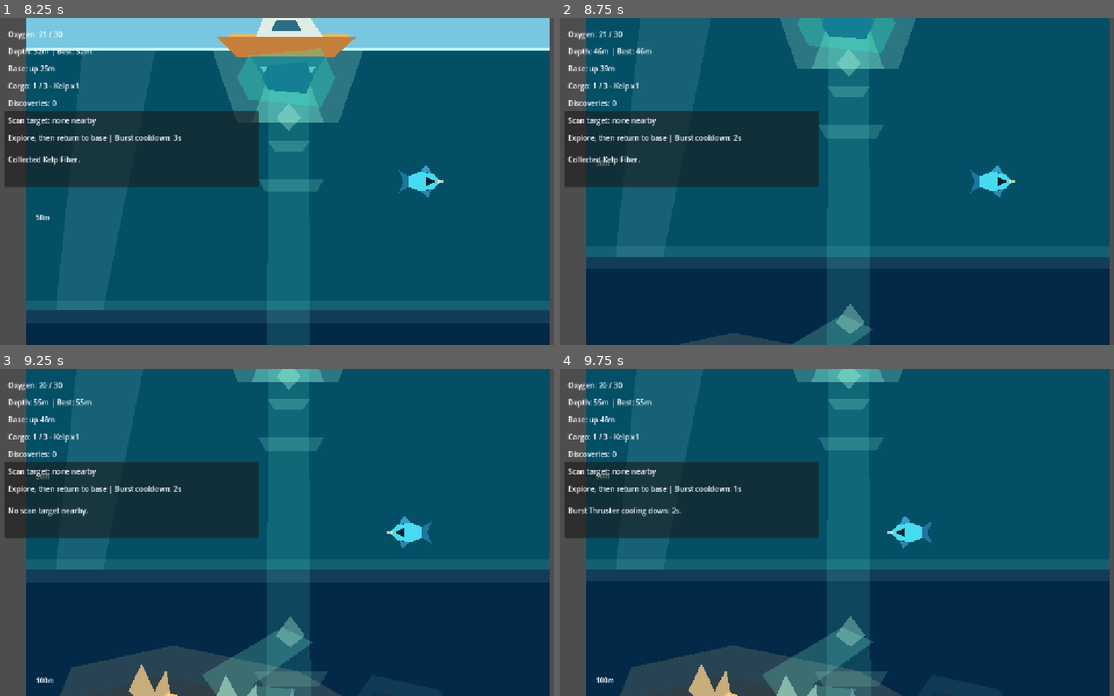
Above: before the commit, frames 1-4 (two rows, left to right).
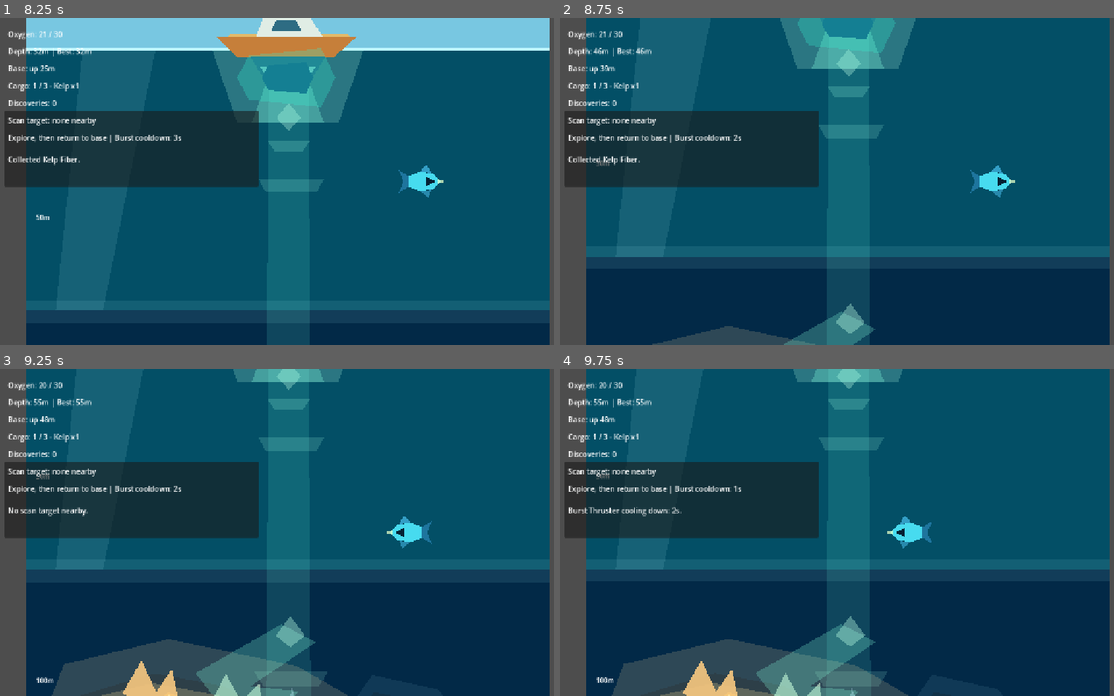
Above: after the commit, the same moments.

Repository: joeypshell/OceanGame
Game: Godot game, scene res://scenes/Main.tscn
Same seed, same stepped clock (60 frames per second), same inputs: the game is played once before the commit and once after it.
Inputs:
- Up to frame 1 (8.25 s): tap Enter at 0.5 s; hold D (move_right) 0.53-1.28 s; tap E (interact) every 1.5 s from 0.6 to 8.1 s; hold S (move_down) 1.28-2.03 s; tap F (scan) every 1.5 s from 1.35 to 7.35 s; hold D (move_right) 2.03-2.78 s; hold Space (burst_thruster) 2.78-3.53 s; tap R (restart_dive) at 3.5 s; hold A (move_left) 3.53-5.03 s; hold S (move_down) 5.03-5.78 s; hold D (move_right) 5.78-6.53 s; hold Space (burst_thruster) 6.53-7.28 s; hold D (move_right) 7.28-8.03 s; hold S (move_down) from 8.03 s (still down)
- Up to frame 2 (8.75 s): keep holding S (move_down)
- Up to frame 3 (9.25 s): release S (move_down) at 8.78 s; hold A (move_left) from 8.78 s (still down); tap F (scan) at 8.85 s
- Up to frame 4 (9.75 s): release A (move_left) at 9.53 s; hold Space (burst_thruster) from 9.53 s (still down); tap E (interact) at 9.6 s

Frame 1 is identical in both runs. In frame 2, 0.6% of the frame differs, in the area x 16-57%, y 89-100%; in frame 3, 2.1%; in frame 4, 2.1%, in the area x 9-63%, y 78-100%.

Commit message:
Resolve #149 rework Shell Reef visuals

Diff:
--- a/scenes/Main.tscn
+++ b/scenes/Main.tscn
@@ -195,20 +195,32 @@
 [node name="ShellReefPocket" type="Node2D" parent="."]
 
 [node name="LandmarkWash" type="Polygon2D" parent="ShellReefPocket"]
-color = Color(0.84, 0.76, 0.56, 0.18)
-polygon = PackedVector2Array(110, 1000, 360, 946, 664, 1008, 912, 1148, 822, 1278, 492, 1252, 214, 1244, 48, 1158)
+color = Color(0.86, 0.78, 0.58, 0.2)
+polygon = PackedVector2Array(92, 992, 348, 930, 662, 996, 918, 1144, 826, 1284, 490, 1260, 196, 1248, 30, 1156)
 
 [node name="ReefShelf" type="Polygon2D" parent="ShellReefPocket"]
-color = Color(0.2, 0.24, 0.26, 0.66)
-polygon = PackedVector2Array(154, 1068, 318, 1018, 486, 1048, 610, 1128, 744, 1110, 862, 1178, 748, 1242, 520, 1220, 394, 1186, 218, 1218, 90, 1168)
+color = Color(0.18, 0.22, 0.24, 0.58)
+polygon = PackedVector2Array(134, 1068, 314, 1014, 486, 1046, 612, 1122, 748, 1102, 876, 1176, 750, 1246, 520, 1226, 392, 1192, 210, 1224, 70, 1168)
+
+[node name="ShellBedHighlight" type="Polygon2D" parent="ShellReefPocket"]
+color = Color(0.94, 0.84, 0.58, 0.26)
+polygon = PackedVector2Array(142, 1078, 310, 1038, 482, 1070, 618, 1134, 736, 1122, 824, 1174, 724, 1212, 520, 1200, 386, 1166, 224, 1192, 104, 1160)
 
 [node name="ShellFanA" type="Polygon2D" parent="ShellReefPocket"]
-color = Color(0.9, 0.76, 0.52, 0.84)
-polygon = PackedVector2Array(250, 1058, 282, 990, 314, 1058, 342, 1006, 356, 1080, 302, 1100)
+color = Color(0.96, 0.78, 0.5, 0.92)
+polygon = PackedVector2Array(236, 1062, 282, 982, 318, 1060, 356, 1004, 374, 1084, 302, 1110)
+
+[node name="ShellFanARibs" type="Polygon2D" parent="ShellReefPocket"]
+color = Color(1, 0.96, 0.72, 0.48)
+polygon = PackedVector2Array(282, 1082, 288, 1078, 282, 1002, 276, 1004, 304, 1086, 310, 1082, 340, 1024, 334, 1022, 260, 1074, 266, 1078, 250, 1030, 244, 1032)
 
 [node name="ShellFanB" type="Polygon2D" parent="ShellReefPocket"]
-color = Color(0.76, 0.9, 0.82, 0.6)
-polygon = PackedVector2Array(458, 1086, 488, 1018, 526, 1086, 562, 1042, 570, 1120, 500, 1132)
+color = Color(0.82, 0.94, 0.82, 0.64)
+polygon = PackedVector2Array(450, 1090, 488, 1014, 526, 1084, 570, 1038, 582, 1122, 500, 1138)
+
+[node name="ShellFanBRibs" type="Polygon2D" parent="ShellReefPocket"]
+color = Color(0.98, 1, 0.8, 0.38)
+polygon = PackedVector2Array(500, 1114, 506, 1110, 490, 1034, 484, 1036, 526, 1110, 532, 1106, 554, 1058, 548, 1056, 474, 1108, 480, 1112)
 
 [node name="CoralShardA" type="Polygon2D" parent="ShellReefPocket"]
 color = Color(0.66, 0.78, 0.86, 0.52)
@@ -223,11 +235,11 @@
 polygon = PackedVector2Array(846, 1018, 1008, 1054, 1138, 1232, 1074, 1302, 936, 1170, 790, 1098)
 
 [node name="ReefReturnCurrent" type="Polygon2D" parent="ShellReefPocket"]
-color = Color(0.52, 1, 0.86, 0.22)
-polygon = PackedVector2Array(430, 1018, 626, 902, 702, 938, 552, 1044, 660, 1054, 596, 1114, 474, 1080)
+color = Color(0.52, 1, 0.86, 0.26)
+polygon = PackedVector2Array(414, 1014, 624, 894, 708, 938, 548, 1046, 668, 1058, 596, 1122, 468, 1082)
 
 [node name="ReefReturnBeacon" type="Polygon2D" parent="ShellReefPocket"]
-color = Color(0.74, 1, 0.9, 0.34)
+color = Color(0.74, 1, 0.9, 0.38)
 polygon = PackedVector2Array(610, 922, 646, 874, 682, 922, 646, 950)
 
 [node name="DeepGlowHint" type="Polygon2D" parent="."]
Not shown, changed: docs/current/GAMEPLAY.md
